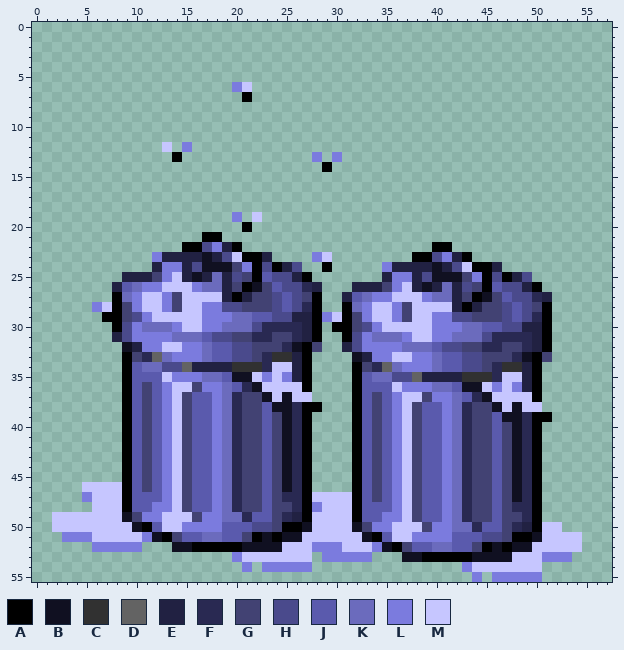
Pixel-art sprite: app/src/main/res/drawable-xhdpi/muelltonne1.png. Above: the version before the commit.
The file is 58x56 pixels.
Palette (. is transparent): A #000000  B #101021  C #313131  D #636363  E #212142  F #292952  G #424273  H #4a4a8c  J #5a5aad  K #6b6bbd  L #7b7bde  M #c6c6ff
Once edited:
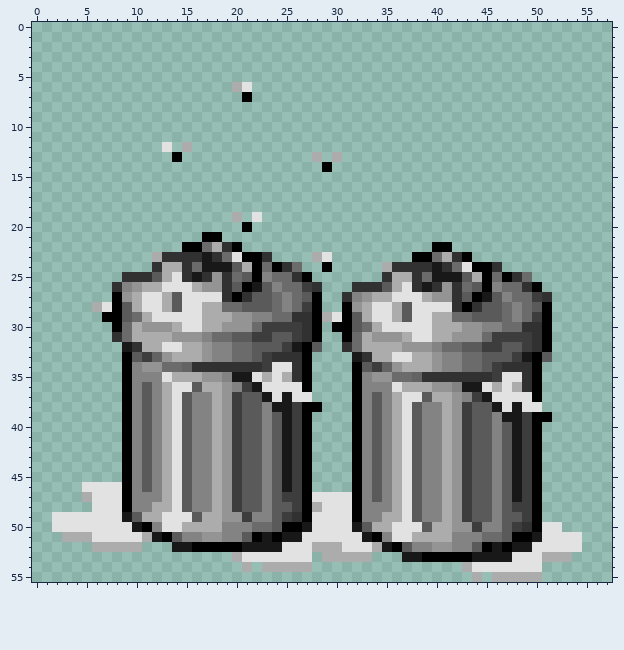
Diff:
@@ palette @@
-B #101021
+B #181818
-F #292952
+F #3d3d3d
-G #424273
+G #5a5a5a
-H #4a4a8c
+H #6b6b6b
-J #5a5aad
+J #838383
-K #6b6bbd
+K #949494
-L #7b7bde
+L #acacac
-M #c6c6ff
+M #e2e2e2
@@ x 0..57 @@
 21 .................AA.......................................
-22 ...............AAHLEA...................AA................
-23 ............LEEEEBEHMAAE....LM........AAHLEA..............
-24 ............ELLEHBBBGLAHAEH..A.....LEEEEBEHMAAE...........
-25 .........EEEGLMEBEKEHGAJHHEA.......ELLEHBBBGLAHAEH........
-26 ........EJKLLMMMLKKEGABGJHHFE...EEEGLMEBEKEHGAJHHEA.......
-27 ........AKLMMLGMMMMEAEGGHJHGA..EJKLLMMMLKKEGABGJHHFE......
-28 ......LMAGLMMLGMMLLHHGGGHJHFA..AKLMMLGMMMMEAEGGHJHGA......
-29 .......AAGHLMMMMMLLLKKJJHHEEALMAGLMMLGMMLLHHGGGHJHFA......
-30 ........AHLKKKLMMLLKKKHFFFFEA.AAGHLMMMMMLLLKKJJHHEEA......
-31 ........EHLLLLKKKJHHGGFFGGFEA..AHLKKKLMMLLKKKHFFFFEA......
-32 .........BELLMMLLKJJHHGGGFBAG..EHLLLLKKKJHHGGFFGGFEA......
-33 .........AGFDKLLLKJJHHGFCCEA....BELLMMLLKJJHHGGGFBAG......
-34 .........AJKKHHDEEEECCCFMMEA....AGFDKLLLKJJHHGFCCEA.......
-35 .........AJJJMLLLKKJBBMLMLEA....AJKKHHDEEEECCCFMMEA.......
-36 .........AJGJLMMGLLKJFBMMMMA....AJJJMLLLKKJBBMLMLEA.......
+22 ...............AAHLCA...................AA................
+23 ............LCCCCBCHMAAC....LM........AAHLCA..............
+24 ............CLLCHBBBGLAHACH..A.....LCCCCBCHMAAC...........
+25 .........CCCGLMCBCKCHGAJHHCA.......CLLCHBBBGLAHACH........
+26 ........CJKLLMMMLKKCGABGJHHFC...CCCGLMCBCKCHGAJHHCA.......
+27 ........AKLMMLGMMMMCACGGHJHGA..CJKLLMMMLKKCGABGJHHFC......
+28 ......LMAGLMMLGMMLLHHGGGHJHFA..AKLMMLGMMMMCACGGHJHGA......
+29 .......AAGHLMMMMMLLLKKJJHHCCALMAGLMMLGMMLLHHGGGHJHFA......
+30 ........AHLKKKLMMLLKKKHFFFFCA.AAGHLMMMMMLLLKKJJHHCCA......
+31 ........CHLLLLKKKJHHGGFFGGFCA..AHLKKKLMMLLKKKHFFFFCA......
+32 .........BCLLMMLLKJJHHGGGFBAG..CHLLLLKKKJHHGGFFGGFCA......
+33 .........AGFDKLLLKJJHHGFCCCA....BCLLMMLLKJJHHGGGFBAG......
+34 .........AJKKHHDCCCCCCCFMMCA....AGFDKLLLKJJHHGFCCCA.......
+35 .........AJJJMLLLKKJBBMLMLCA....AJKKHHDCCCCCCCFMMCA.......
+36 .........AJGJLMMGLLKJFBMMMMA....AJJJMLLLKKJBBMLMLCA.......
 37 .........AJGJLMGJJLKFGGBMBMM....AJGJLMMGLLKJFBMMMMA.......
@@ x 24..51 @@
 48 GGFALMMMAJJJLMGJJLKFGGJGFFA.
-49 GFEAMMMMAJJLLMGJJLKFGGJGGFA.
-50 GAABMMMMBGLLMMMGLLKKFJJGFEAM
+49 GFCAMMMMAJJLLMGJJLKFGGJGGFA.
+50 GAABMMMMBGLLMMMGLLKKFJJGFCAM
 51 ABBMMMMMMBAJMMLLLLJJJHHGAABM
